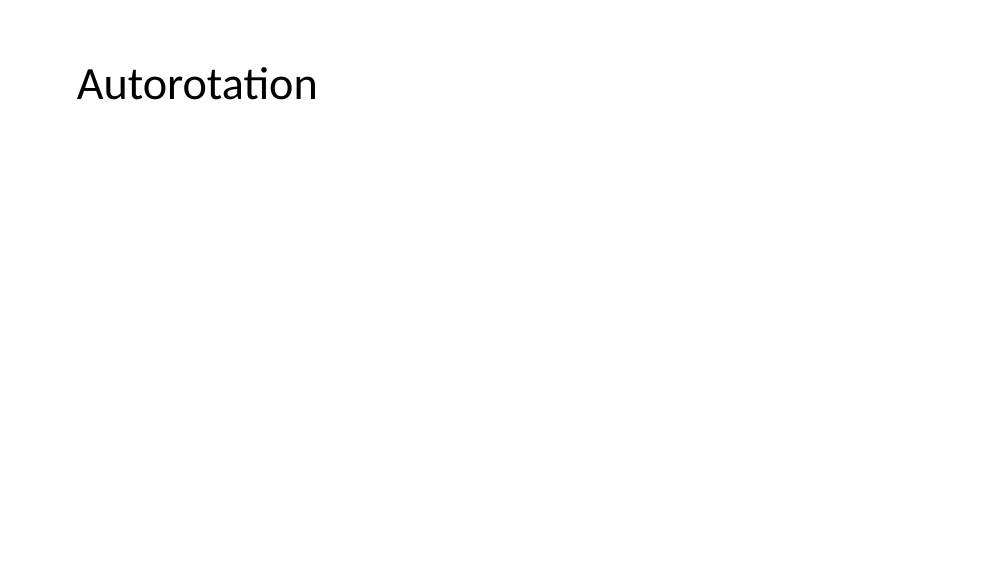
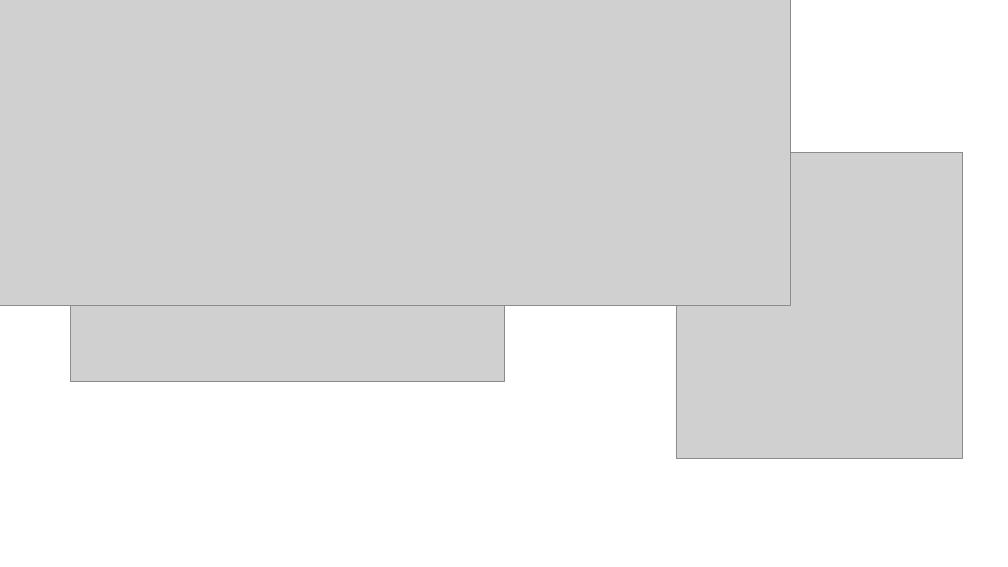
Before and after one commit to ProjectCollaberation/PhysikHelikopter, a slide deck: slide 12 of Powerpoint/Die Auftriebskraft eines Helikopters.pptx (slide 11 before the commit). Drawn at 1008x567 pixels with LibreOffice and Linux fonts; fonts in the diff are those of the drawing; grey boxes stand for pictures. Boxes give left, top, right and bottom in pixels: in the first picture for what was removed or moved away, otherwise in the second. Text is boxed around its words. In the diff, an @@ line names an element or a change of style, - is before the commit and + after.

```diff
--- a/Powerpoint/Die Auftriebskraft eines Helikopters.pptx
+++ b/Powerpoint/Die Auftriebskraft eines Helikopters.pptx
@@ picture added at box(0, 0, 791, 306) @@
@@ title removed at box(77, 67, 318, 100) @@
-Autorotation
@@ picture added at box(676, 153, 963, 458) @@
@@ picture added at box(71, 206, 504, 381) @@
```
Also in this commit, not shown: 3 other slides changed, 2 slides added, 28 other files.
